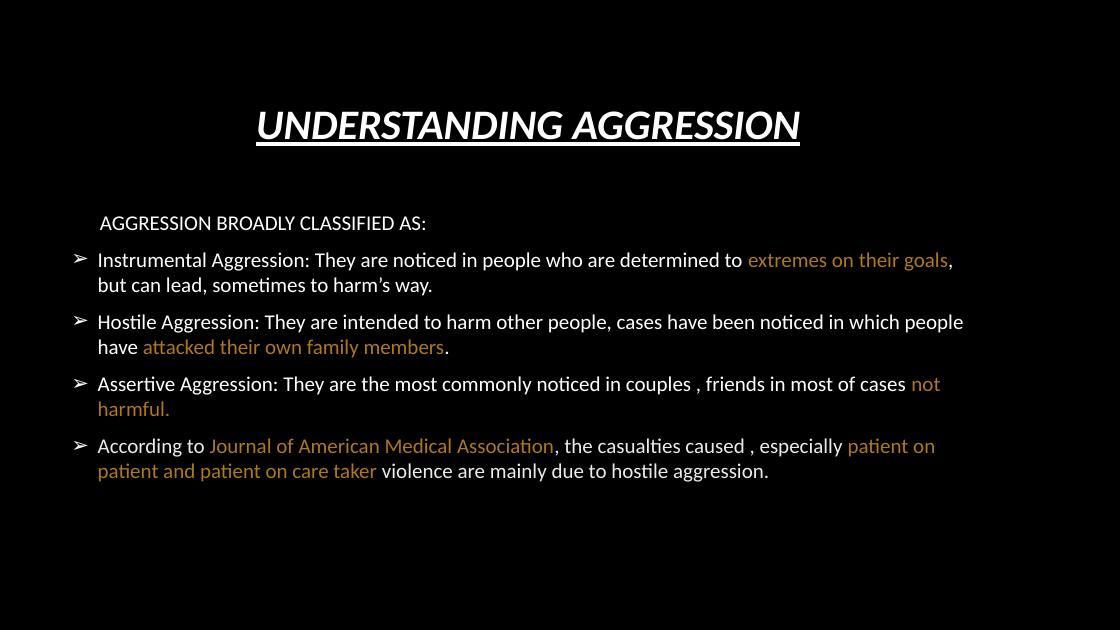
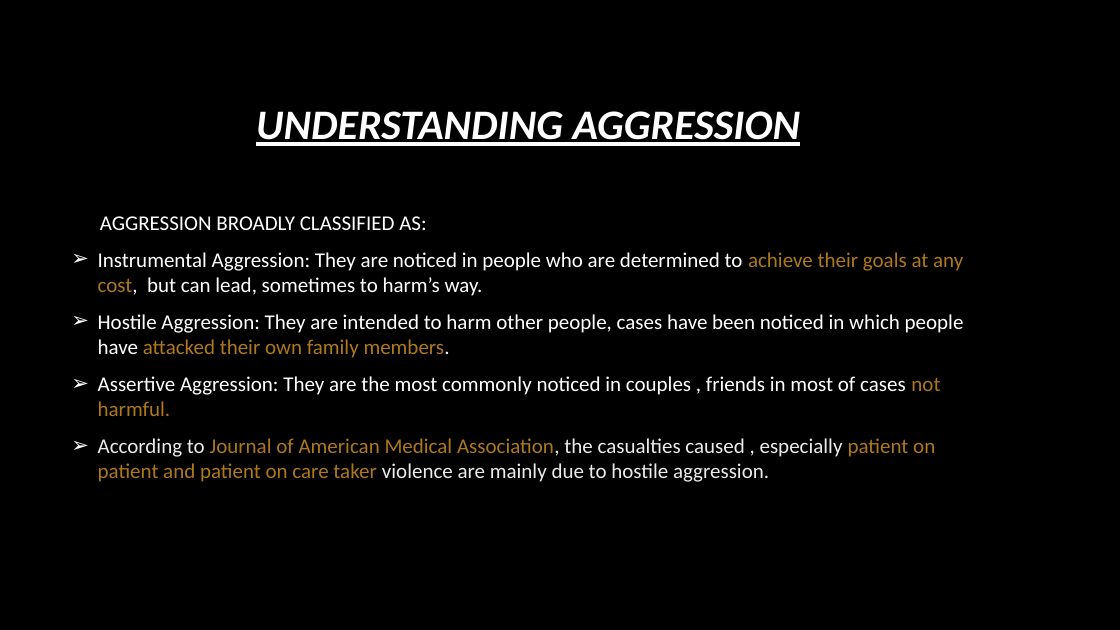
Before and after one commit to adithyar82/odu, a slide deck: slide 4 of Presentaion on Aggression.pptx. Drawn at 1120x630 pixels with LibreOffice and Linux fonts; fonts in the diff are those of the drawing; background and template pictures are left out. Boxes give left, top, right and bottom in pixels: in the first picture for what was removed or moved away, otherwise in the second. Text is boxed around its words. In the diff, an @@ line names an element or a change of style, - is before the commit and + after.

```diff
--- a/Presentaion on Aggression.pptx
+++ b/Presentaion on Aggression.pptx
@@ text at (98,252,963,296): text changed @@
-➢ Instrumental Aggression: They are noticed in people who are determined to extremes on their goals, but can lead, sometimes to harm’s way.
+➢ Instrumental Aggression: They are noticed in people who are determined to achieve their goals at any cost, but can lead, sometimes to harm’s way.
```
Also in this commit, not shown: 7 other slides changed, 2 slides added, 48 other files.
